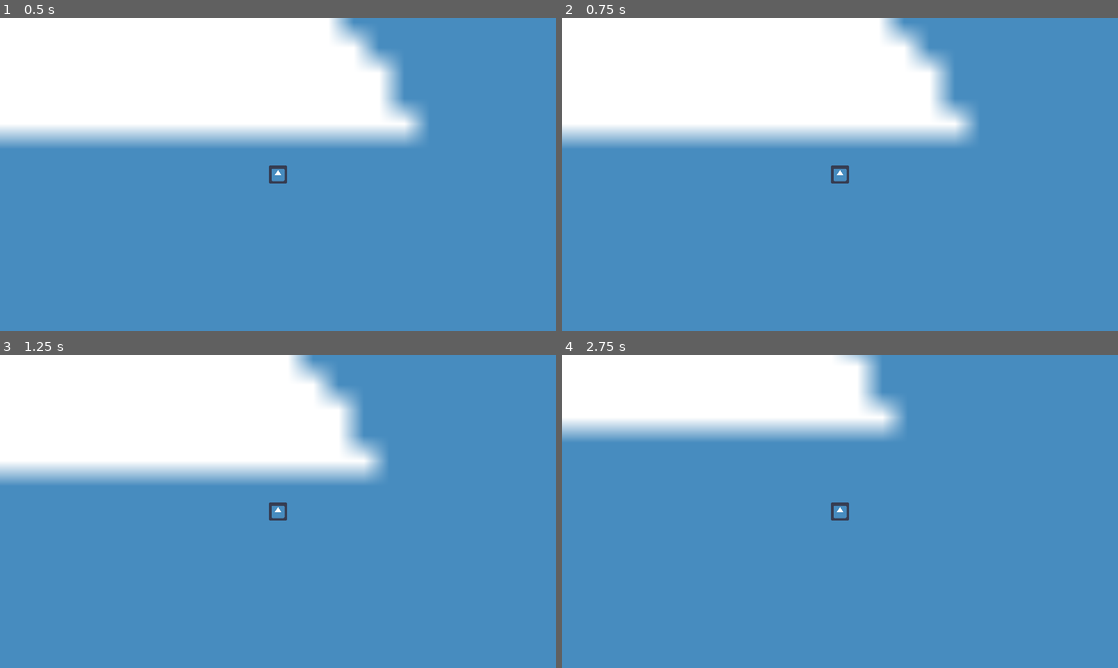
Above: before the commit, frames 1-4 (two rows, left to right).
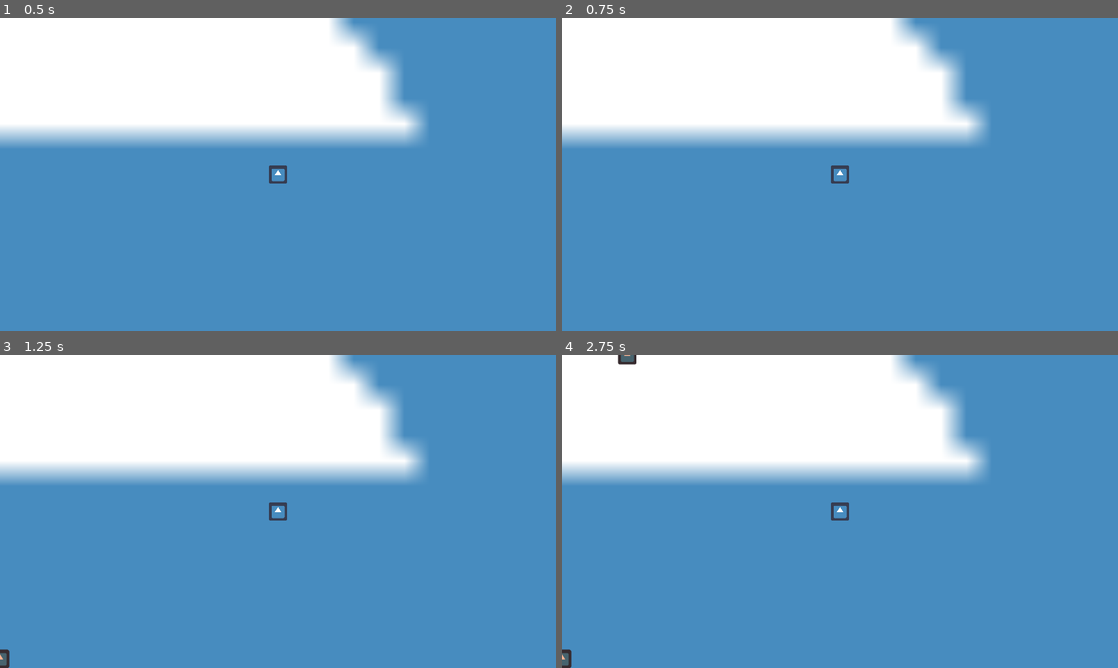
Above: after the commit, the same moments.

Repository: Merliin42/ludum-dare-56
Game: Godot game, scene res://main.tscn
The game is run twice, just before and just after one commit, with the same random seed, the same clock (stepped at 60 frames per second) and the same inputs. The engine's default icon, where the game draws it, is replaced by a stand-in: a white triangle on a blue panel in a dark square.
Inputs:
- Up to frame 1 (0.5 s): no input
- Up to frame 2 (0.75 s): tap Enter at 0.5 s; hold D (character_right) from 0.53 s (still down)
- Up to frame 3 (1.25 s): keep holding D (character_right)
- Up to frame 4 (2.75 s): release D (character_right) at 1.28 s; hold S (character_down) 1.28-2.03 s; hold D (character_right) from 2.03 s (still down)

Frame 1 is identical in both runs. In frame 2, 2.4% of the frame differs, in the area x 57-77%, y 0-40%; in frame 3, 4.8%; in frame 4, 18%, in the area x 0-77%, y 0-100%.
Error after the commit: Parse Error: Identifier "Enemy" not declared in the current scope. (res://Character/character.gd:33)

Commit message:
ennemy can take damages

Diff:
--- /dev/null
+++ b/Character/Attacks/attack.gd
@@ -0,0 +1,13 @@
+class_name Attack
+extends Node2D
+
+@export var damages : int = 1;
+
+# Called when the node enters the scene tree for the first time.
+func _ready() -> void:
+	pass # Replace with function body.
+
+
+# Called every frame. 'delta' is the elapsed time since the previous frame.
+func _process(delta: float) -> void:
+	pass
--- /dev/null
+++ b/Character/Attacks/attack.tscn
@@ -0,0 +1,6 @@
+[gd_scene load_steps=2 format=3 uid="uid://l7kjeouoqkxc"]
+
+[ext_resource type="Script" path="res://Character/Attacks/attack.gd" id="1_iyhln"]
+
+[node name="Attack" type="Node2D"]
+script = ExtResource("1_iyhln")
--- a/Enemy/enemy.gd
+++ b/Enemy/enemy.gd
@@ -1,5 +1,6 @@
-class_name Enemy
-extends CharacterBody2D
+extends Area2D
+
+signal damage_taken(new_health);
 
 @export var speed := 100;
 @export var health := 10;
@@ -9,9 +10,15 @@
 	var camera = get_viewport().get_camera_2d()
 
 	if camera:
-		velocity = camera.global_position - self.global_position;
-		velocity = velocity.normalized();
-		velocity = velocity * speed;
-		move_and_slide();
+		var center_ajusted = camera.global_position
+		position = position.move_toward(center_ajusted, delta * speed);
+		$Line2D.points[1].position = center_ajusted;
 
-		# position = position.move_toward(center_ajusted, delta * speed);
+func take_damage(amount: int) -> void:
+	$AnimationPlayer.play('take_damage');
+	health -= amount;
+	emit_signal('damage_taken', health);
+
+func _on_damage_detector_area_entered(area: Area2D) -> void:
+	if is_instance_of(area, Attack):
+		take_damage(area.damages);
--- a/Enemy/enemy.tscn
+++ b/Enemy/enemy.tscn
@@ -6,7 +6,48 @@
 [sub_resource type="CircleShape2D" id="CircleShape2D_wpxjb"]
 radius = 32.0
 
+[sub_resource type="CircleShape2D" id="CircleShape2D_bdtav"]
+radius = 32.0
+
+[sub_resource type="Animation" id="Animation_s8oox"]
+length = 0.001
+tracks/0/type = "value"
+tracks/0/imported = false
+tracks/0/enabled = true
+tracks/0/path = NodePath(".:modulate")
+tracks/0/interp = 1
+tracks/0/loop_wrap = true
+tracks/0/keys = {
+"times": PackedFloat32Array(0),
+"transitions": PackedFloat32Array(1),
+"update": 0,
+"values": [Color(1, 0.709804, 0.576471, 1)]
+}
+
+[sub_resource type="Animation" id="Animation_6um1r"]
+resource_name = "take_damage"
+length = 0.14
+tracks/0/type = "value"
+tracks/0/imported = false
+tracks/0/enabled = true
+tracks/0/path = NodePath(".:modulate")
+tracks/0/interp = 0
+tracks/0/loop_wrap = true
+tracks/0/keys = {
+"times": PackedFloat32Array(0, 0.0333333, 0.133333),
+"transitions": PackedFloat32Array(1, 1, 1),
+"update": 0,
+"values": [Color(1, 1, 1, 1), Color(1, 0.709804, 0.576471, 1), Color(1, 1, 1, 1)]
+}
+
+[sub_resource type="AnimationLibrary" id="AnimationLibrary_jaj34"]
+_data = {
+"RESET": SubResource("Animation_s8oox"),
+"take_damage": SubResource("Animation_6um1r")
+}
+
 [node name="Enemy" type="CharacterBody2D"]
+modulate = Color(1, 0.709804, 0.576471, 1)
 collision_layer = 2
 collision_mask = 3
 script = ExtResource("1_0rrqq")
@@ -17,3 +58,17 @@
 
 [node name="CollisionShape2D" type="CollisionShape2D" parent="."]
 shape = SubResource("CircleShape2D_wpxjb")
+
+[node name="DamageDetector" type="Area2D" parent="."]
+collision_layer = 0
+collision_mask = 8
+
+[node name="CollisionShape2D" type="CollisionShape2D" parent="DamageDetector"]
+shape = SubResource("CircleShape2D_bdtav")
+
+[node name="AnimationPlayer" type="AnimationPlayer" parent="."]
+libraries = {
+"": SubResource("AnimationLibrary_jaj34")
+}
+
+[connection signal="area_entered" from="DamageDetector" to="." method="_on_damage_detector_area_entered"]
--- a/project.godot
+++ b/project.godot
@@ -64,6 +64,7 @@
 2d_physics/layer_1="Player"
 2d_physics/layer_2="Enemy"
 2d_physics/layer_3="Collectible"
+2d_physics/layer_4="Attacks"
 
 [physics]
 
Not shown: 1 places in Enemy/enemy.tscn that only renumber resources
